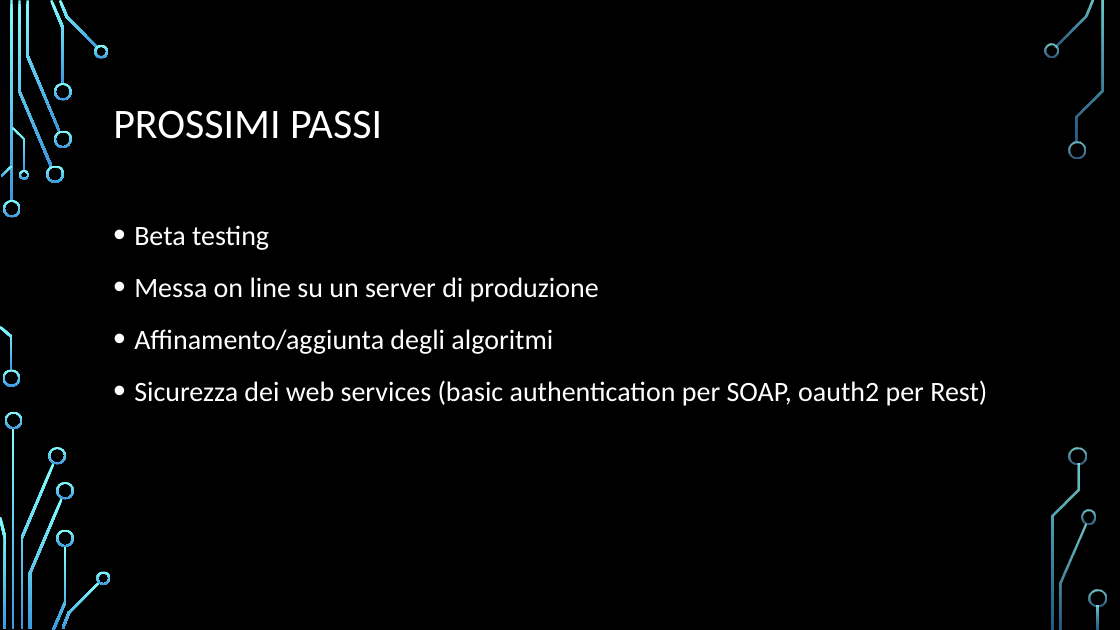
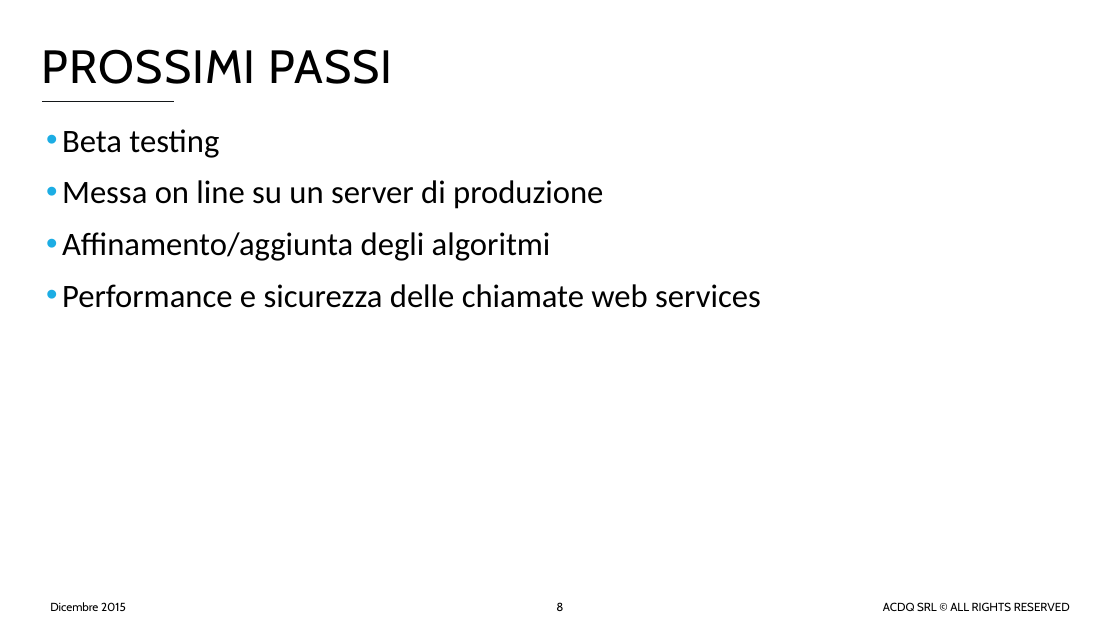
Before and after one commit to acdqsrl/Project-Board, a slide deck: slide 8 of app/static/docs/ACDQ_sw.pptx. Drawn at 1120x630 pixels with LibreOffice and Linux fonts; fonts in the diff are those of the drawing; background and template pictures are left out. Boxes give left, top, right and bottom in pixels: in the first picture for what was removed or moved away, otherwise in the second. Text is boxed around its words. In the diff, an @@ line names an element or a change of style, - is before the commit and + after.

```diff
--- a/app/static/docs/ACDQ_sw.pptx
+++ b/app/static/docs/ACDQ_sw.pptx
@@ background picture (left out) to #FFFFFF @@
@@ title "PROSSIMI PASSI": place and size @@
-title "PROSSIMI PASSI" at box(113, 110, 382, 139)
+title "PROSSIMI PASSI" at box(42, 49, 393, 84)
@@ title "PROSSIMI PASSI" at box(42, 49, 393, 84): size 36 to 40 pt, font Calibri to Cabin, text colour #FFFFFF to #000000, letter spacing 0 to 1 pt; line spacing 0.9 to 1 @@
@@ line added from (42, 102) to (174, 102), #141719 1.5 pt @@
@@ text "Beta testing": place and size @@
-text "Beta testing" at box(134, 225, 987, 406)
+text "Beta testing" at box(62, 129, 761, 308)
@@ text at box(62, 129, 603, 261): size 24 to 28 pt, text colour #FFFFFF to #000000 in "Beta testing", "Messa on line su un server di ...", "Affinamento/aggiunta degli algoritmi"; indent changed; line spacing 1.2 to 0.9; more space between paragraphs @@
@@ text at box(62, 284, 761, 308): text changed; size 24 to 28 pt; text colour #FFFFFF to #000000 @@
-• Sicurezza dei web services (basic authentication per SOAP, oauth2 per Rest)
+• Performance e sicurezza delle chiamate web services
@@ text added at box(50, 602, 126, 611), 10 pt, text #000000 @@
+Dicembre 2015
@@ page number added at box(556, 602, 563, 611), 10 pt, text #000000 @@
+8
@@ text added at box(883, 602, 1070, 611), 10 pt, text #000000 @@
+ACDQ SRL © ALL RIGHTS RESERVED
@@ group removed at box(0, 0, 1107, 630): 33 freeform shapes, 3 rectangles @@
```
Also in this commit, not shown: 7 other slides changed.
